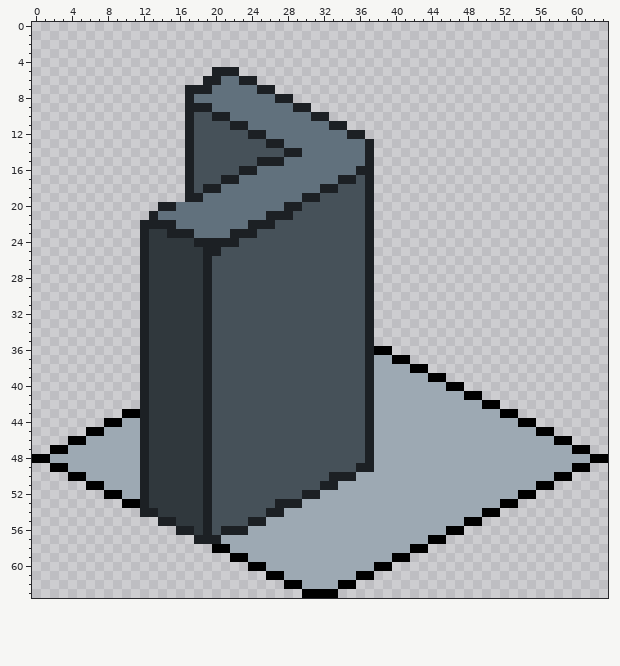
One commit to this pixel-art sprite: Assets/Resources/Tilesets/Stone/StoneCornerEast.png. Above: the version before the commit.
The file is 64x64 pixels.
After:
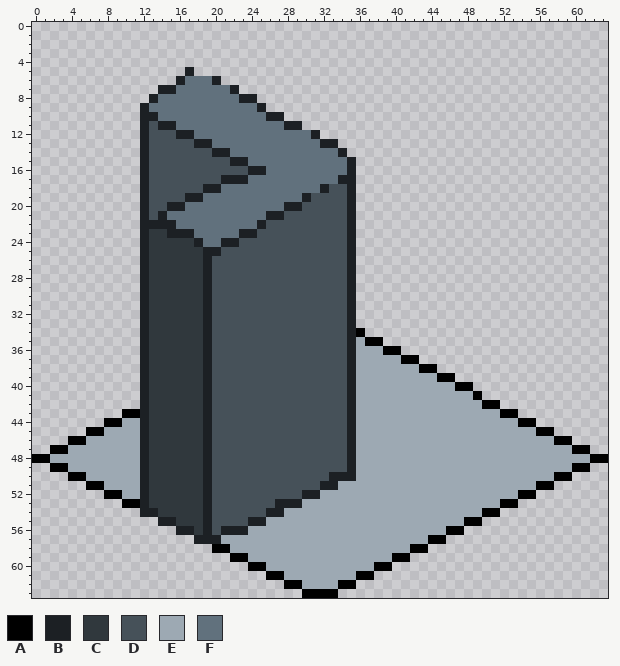
Palette (. is transparent): A #000000  B #1c2024  C #30383d  D #465159  E #9da9b3  F #61717d
From old to new:
y 5: x 17 . -> B; x 20..22 BBB -> ...
y 6: x 16..19 ...B -> BFFF; x 21..24 FFBB -> ....
y 7: x 14..19 ...BBB -> BBFFFF; x 22..26 FFFBB -> B....
y 8: x 13..17 ....B -> BFFFF; x 23..28 FFFFBB -> BB....
y 9: x 12..19 .....BBB -> BFFFFFFF; x 25..30 FFFFBB -> B.....
y 10: x 12..21 .....BDDBB -> BBFFFFFFFF; x 26..32 FFFFFBB -> BB.....
y 11: x 12..23 .....BDDDDBB -> BDBBFFFFFFFF; x 28..34 FFFFFBB -> BB.....
y 12: x 12..16 ..... -> BDDDB; x 18..25 DDDDDDBB -> FFFFFFFF; x 31..36 FFFFBB -> B.....
y 13: x 12..27 .....BDDDDDDDDBB -> BDDDDDBBFFFFFFFF; x 32..37 FFFFFB -> BB....
y 14: x 12..17 .....B -> BDDDDD; x 20..29 DDDDDDDDBB -> BBFFFFFFFF; x 34..37 FFFB -> B...
y 15: x 12..17 .....B -> BDDDDD; x 22..27 DDDBBB -> BBFFFF; x 35..37 FFB -> B..
y 16: x 12..17 .....B -> BDDDDD; x 23 B -> D; x 25 F -> B; x 35..37 FBB -> B..
y 17: x 12..17 .....B -> BDDDDD; x 23 F -> B; x 36..37 DB -> ..
y 18: x 12..17 .....B -> BDDDDD; x 33 B -> D; x 35..37 DDB -> B..
y 19: x 12..16 ..... -> BDDDD; x 31 B -> D; x 35..37 DDB -> B..
y 20: x 12..14 ..B -> BDD; x 16 F -> B; x 35..37 DDB -> B..
y 21: x 12..14 .BF -> BDB; x 28 B -> D; x 35..37 DDB -> B..
y 22: x 24 B -> F; x 26 B -> D; x 35..37 DDB -> B..
y 23: x 22 B -> F; x 35..37 DDB -> B..
y 24: x 19..20 BB -> FF; x 35..37 DDB -> B..
y 25..33: x 35..37 DDB -> B..
y 34: x 35..37 DDB -> BA.
y 35: x 35..38 DDB. -> BEAA
y 36: x 35..38 DDBA -> BEEE; x 40 . -> A
y 37: x 35..37 DDB -> BEE; x 40 A -> E; x 42 . -> A
y 38: x 35..37 DDB -> BEE; x 42 A -> E; x 44 . -> A
y 39: x 35..37 DDB -> BEE; x 44 A -> E; x 46 . -> A
y 40: x 35..37 DDB -> BEE; x 46 A -> E; x 48 . -> A
y 41: x 35..37 DDB -> BEE; x 48 A -> E
y 42..48: x 35..37 DDB -> BEE
y 49: x 35..37 DBB -> BEE
Where, in picture pixels (left, top, right, bottom), the same in both pictures:
changed: (140, 67, 473, 472)
